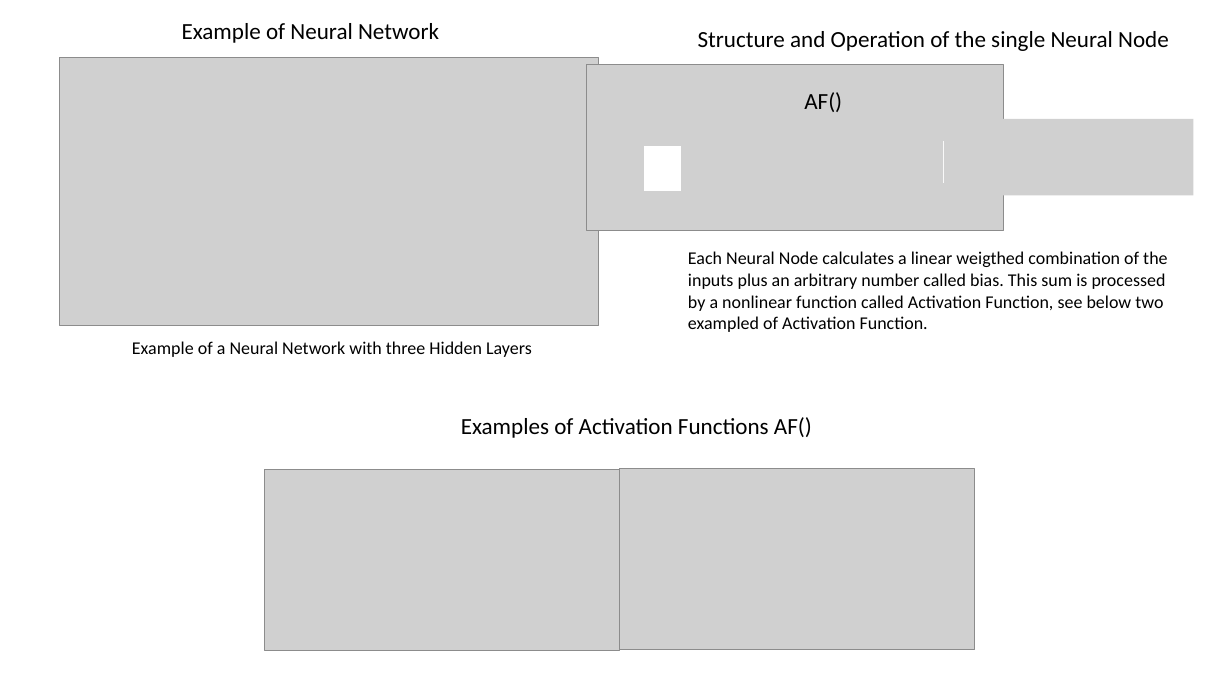
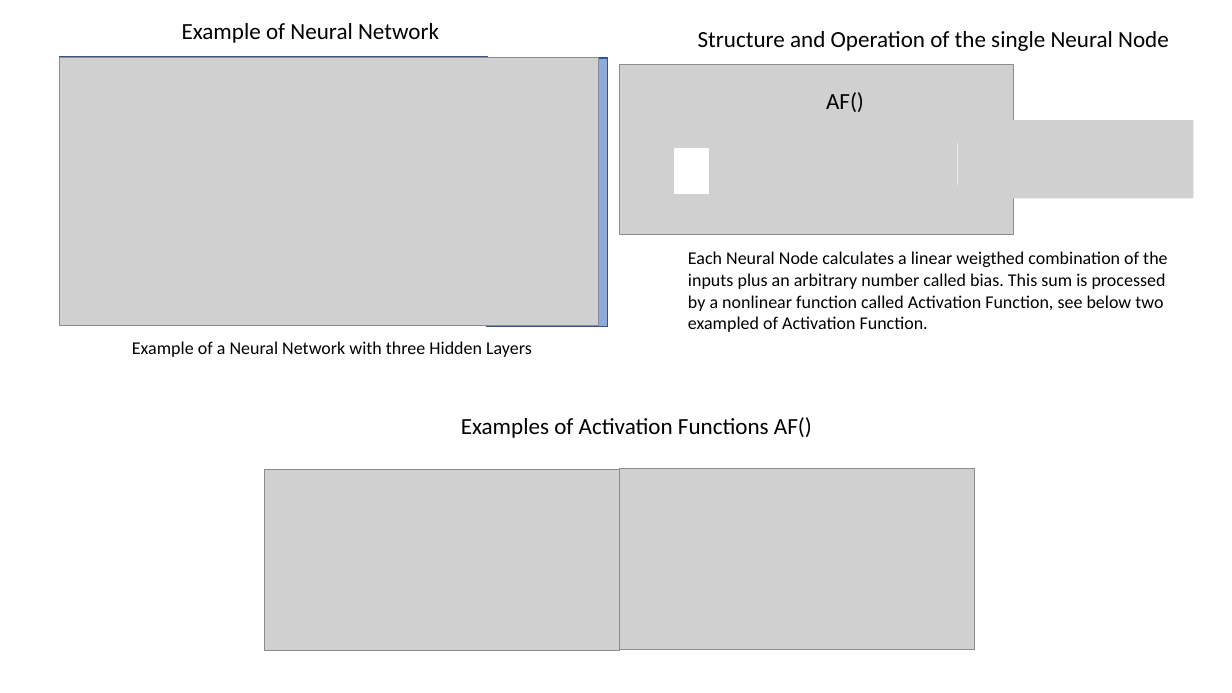
Before and after one commit to lucavignali/NeuralNetwork, a slide deck: slide 4 of Nuovo Presentazione di Microsoft PowerPoint.pptx. Drawn at 1232x693 pixels with LibreOffice and Linux fonts; fonts in the diff are those of the drawing; grey boxes stand for pictures. Boxes give left, top, right and bottom in pixels: in the first picture for what was removed or moved away, otherwise in the second. Text is boxed around its words. In the diff, an @@ line names an element or a change of style, - is before the commit and + after.

```diff
--- a/Nuovo Presentazione di Microsoft PowerPoint.pptx
+++ b/Nuovo Presentazione di Microsoft PowerPoint.pptx
@@ rectangle added at (59, 57, 141, 326), fill #DAE3F3, outline #325491 1 pt @@
@@ rectangle added at (141, 57, 487, 326), fill #B4C7E7, outline #325491 1 pt @@
@@ rectangle added at (487, 58, 608, 327), fill #8FAADC, outline #325491 1 pt @@
@@ picture: place and size @@
-picture at (587, 65, 1004, 231)
+picture at (620, 65, 1015, 235)
@@ text "AF()": place and size @@
-text "AF()" at (804, 92, 842, 112)
+text "AF()" at (826, 92, 864, 112)
@@ rectangle: place and size @@
-rectangle at (645, 147, 681, 189)
+rectangle at (675, 149, 709, 193)
@@ picture: place and size @@
-picture at (945, 119, 1194, 196)
+picture at (958, 120, 1193, 199)
@@ rectangle: place and size @@
-rectangle at (945, 142, 975, 183)
+rectangle at (958, 143, 987, 185)
```
Also in this commit, not shown: 1 other slide changed, 5 slides added, 10 other files.
